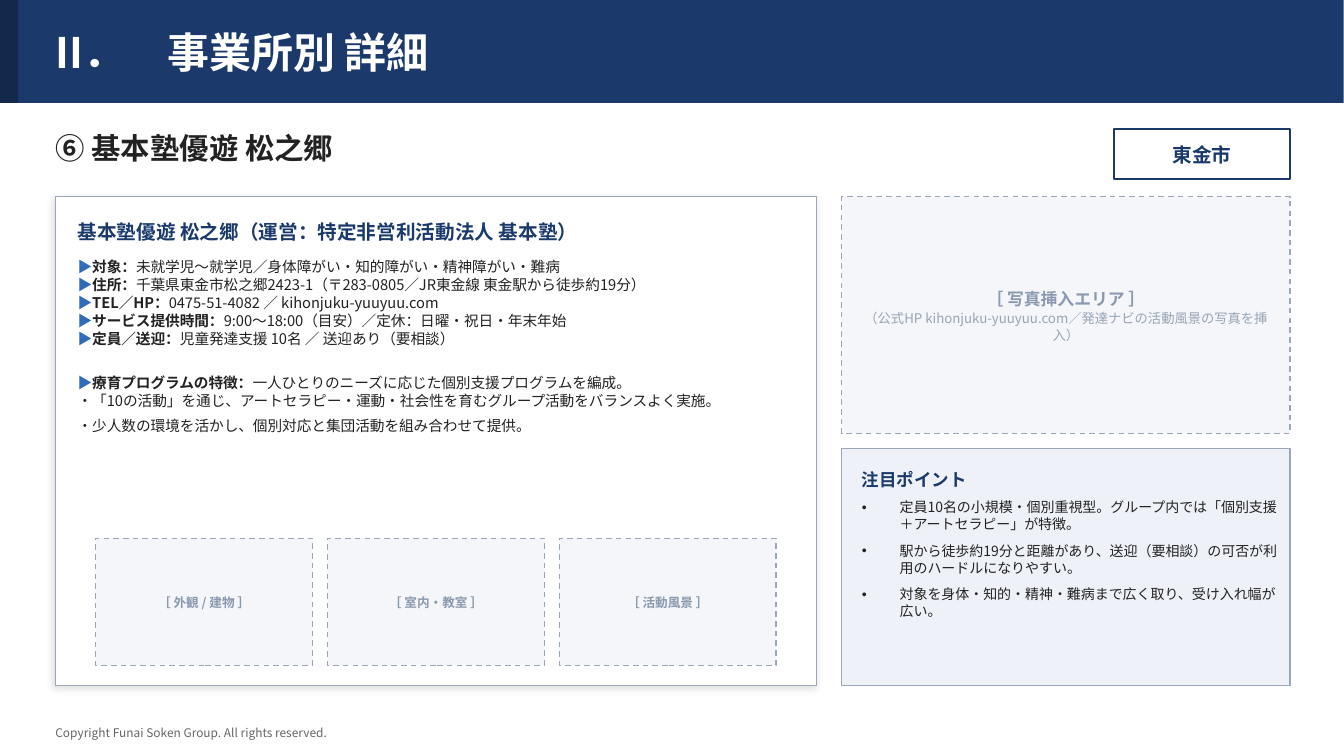
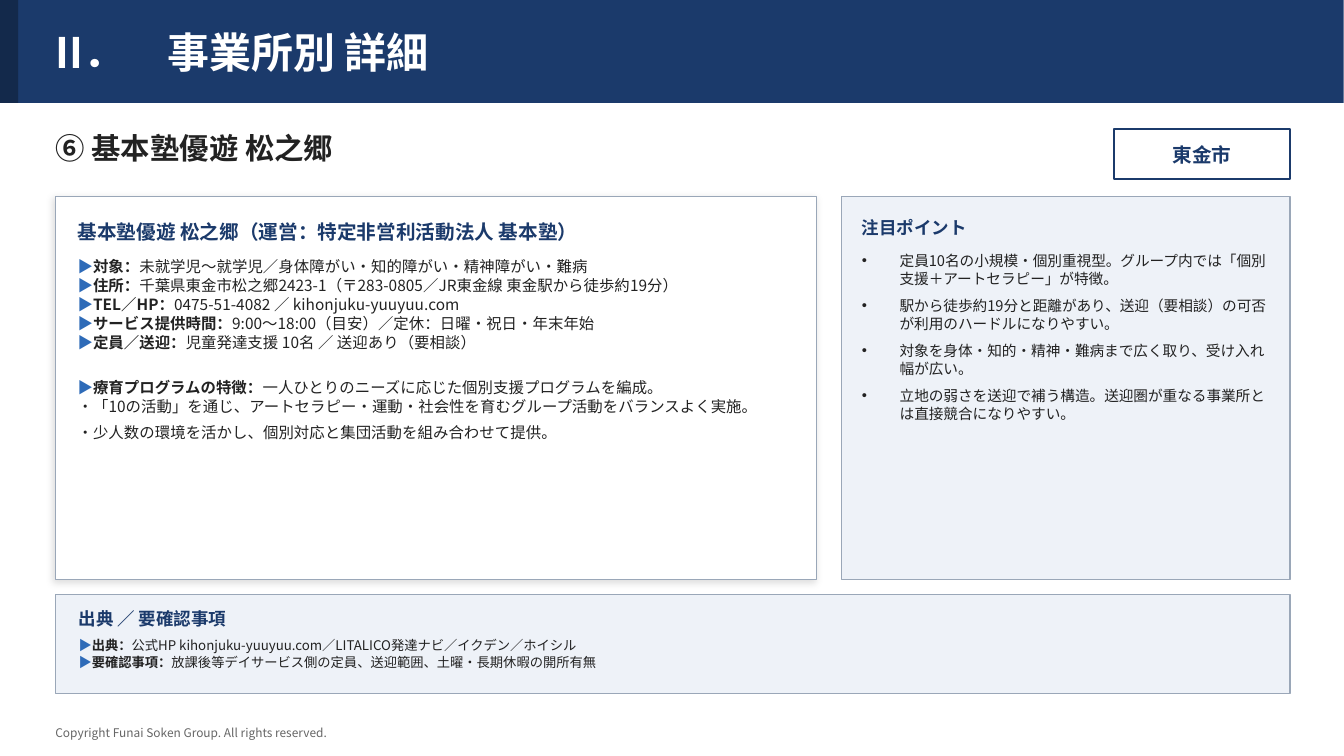
Before and after one commit to efejdjeifienfneafnwaj/-, a slide deck: slide 9 of 東金市_児童発達支援_事業所調査.pptx. Drawn at 1344x756 pixels with LibreOffice and Linux fonts; fonts in the diff are those of the drawing. Boxes give left, top, right and bottom in pixels: in the first picture for what was removed or moved away, otherwise in the second. Text is boxed around its words. In the diff, an @@ line names an element or a change of style, - is before the commit and + after.

```diff
--- a/東金市_児童発達支援_事業所調査.pptx
+++ b/東金市_児童発達支援_事業所調査.pptx
@@ rectangle: place and size @@
-rectangle at (55,197,817,686)
+rectangle at (55,197,817,580)
@@ rectangle: place and size @@
-rectangle at (842,449,1291,686)
+rectangle at (842,197,1291,580)
@@ rectangle removed at (842,197,1291,434) @@
-［ 写真挿入エリア ］
-（公式HP kihonjuku-yuuyuu.com／発達ナビの活動風景の写真を挿入）
@@ text "注目ポイント": place and size @@
-text "注目ポイント" at (862,471,967,488)
+text "注目ポイント" at (862,219,967,236)
@@ text "▶対象：未就学児〜就学児／身体障がい・知的障がい・精神障がい・難病" at (78,259,758,440): size 10.5 to 11 pt @@
@@ text "定員10名の小規模・個別重視型。グループ内では「個別支援＋アートセラピー」が特徴。": place and size @@
-text "定員10名の小規模・個別重視型。グループ内では「個別支援＋アートセラピー」が特徴。" at (900,500,1277,617)
+text "定員10名の小規模・個別重視型。グループ内では「個別支援＋アートセラピー」が特徴。" at (900,253,1266,420)
@@ text at (900,253,1266,375): size 10 to 10.5 pt in "定員10名の小規模・個別重視型。グループ内では「個別支援＋アートセラピー」が特徴。", "駅から徒歩約19分と距離があり、送迎（要相談）の可否が利用のハードルになりやすい。", "対象を身体・知的・精神・難病まで広く取り、受け入れ幅が広い。" @@
@@ text at (900,388,1265,420): paragraph added @@
+• 立地の弱さを送迎で補う構造。送迎圏が重なる事業所とは直接競合になりやすい。
@@ rectangle removed at (96,538,313,665) @@
-［ 外観 / 建物 ］
@@ rectangle removed at (328,538,544,665) @@
-［ 室内・教室 ］
@@ rectangle removed at (560,538,776,665) @@
-［ 活動風景 ］
@@ rectangle added at (55,595,1291,694), fill #EEF2F8, outline #9AA7B8 1 pt @@
@@ text added at (79,608,226,631), 12.5 pt, text #1B3A6B, bold @@
+出典 ／ 要確認事項
@@ text added at (79,638,597,669), 9.5 pt, text #222222 @@
+▶出典：公式HP kihonjuku-yuuyuu.com／LITALICO発達ナビ／イクデン／ホイシル
+▶要確認事項：放課後等デイサービス側の定員、送迎範囲、土曜・長期休暇の開所有無
```
Also in this commit, not shown: 9 other slides changed.
